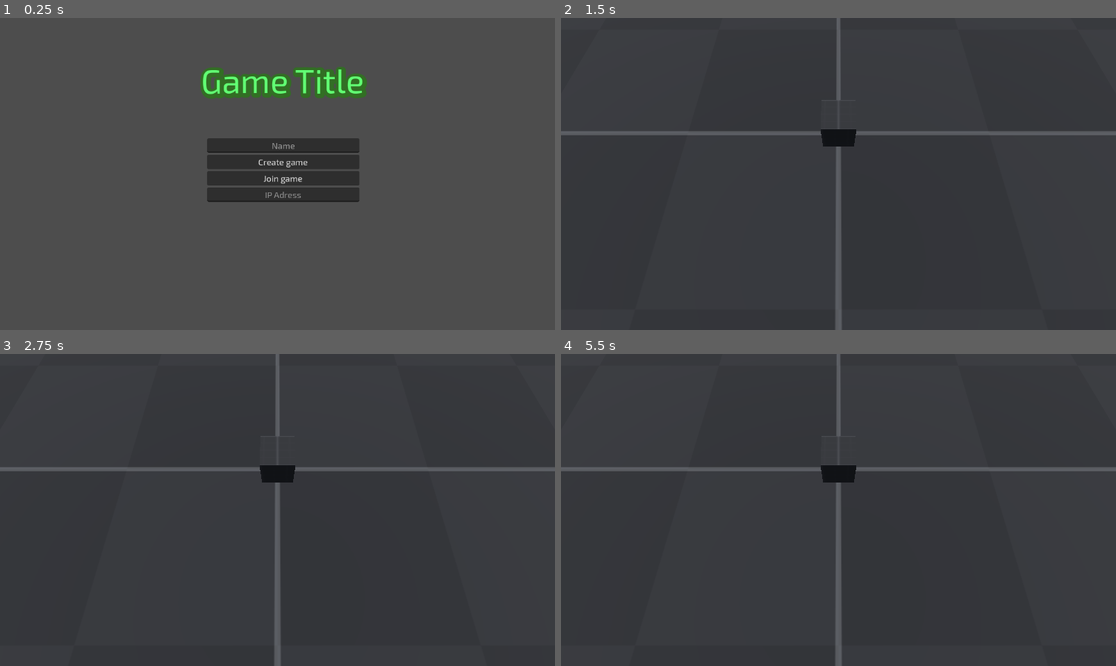
Above: before the commit, frames 1-4 (two rows, left to right).
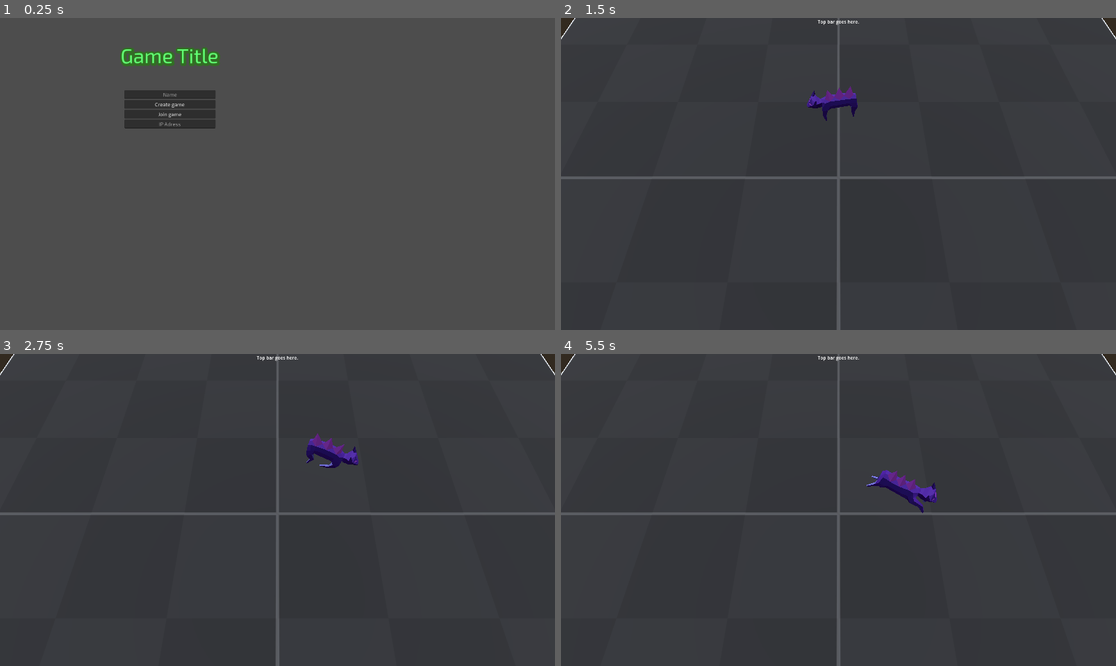
Above: after the commit, the same moments.

Repository: Jordyfel/defence-game
Game: Godot game, scene res://source/main_menu.tscn
The game is run twice, just before and just after one commit, with the same random seed, the same clock (stepped at 60 frames per second) and the same inputs.
Inputs (mouse positions are in pixels of both pictures, inside the frame that each line leads up to):
- Up to frame 1 (0.25 s): no input
- Up to frame 2 (1.5 s): click "Create game" at 0.5 s; click "Start Game" at 1.25 s
- Up to frame 3 (2.75 s): move the mouse to (399, 494) at 2.02 s; hold Right mouse button (unit_move, bound only after the commit) from 2.03 s (still down); click (399, 494) at 2.17 s
- Up to frame 4 (5.5 s): move the mouse to (727, 525) at 2.77 s; release Right mouse button (unit_move, bound only after the commit) at 2.78 s; right-click (727, 525) at 2.85 s; click (727, 525) at 2.92 s; move the mouse to (894, 441) at 3.52 s; hold Right mouse button (unit_move, bound only after the commit) 3.53-4.28 s; click (894, 441) at 3.67 s; move the mouse to (810, 572) at 4.27 s; right-click (810, 572) at 4.35 s; click (810, 572) at 4.42 s; move the mouse to (1005, 556) at 5.02 s; hold Right mouse button (unit_move, bound only after the commit) from 5.03 s (still down); click (1005, 556) at 5.17 s

The runs differ from the first frame. In frame 1, 9.6% of the frame differs, in the area x 21-67%, y 9-60%; in frame 2, 3.3%; in frame 3, 3.4%; in frame 4, 3.5%.

Commit message:
Start implementing monsters.

Diff:
--- a/project.godot
+++ b/project.godot
@@ -19,6 +19,21 @@
 
 Lobby="*res://source/lobby.gd"
 
+[display]
+
+window/size/viewport_width=1920
+window/size/viewport_height=1080
+window/size/mode=3
+window/size/resizable=false
+
 [filesystem]
 
 import/blender/enabled=false
+
+[input]
+
+unit_move={
+"deadzone": 0.5,
+"events": [Object(InputEventMouseButton,"resource_local_to_scene":false,"resource_name":"","device":-1,"window_id":0,"alt_pressed":false,"shift_pressed":false,"ctrl_pressed":false,"meta_pressed":false,"button_mask":0,"position":Vector2(0, 0),"global_position":Vector2(0, 0),"factor":1.0,"button_index":2,"canceled":false,"pressed":false,"double_click":false,"script":null)
+]
+}
--- a/source/camera.gd
+++ b/source/camera.gd
@@ -7,5 +7,5 @@
 
 
 # Called every frame. 'delta' is the elapsed time since the previous frame.
-func _process(delta: float) -> void:
+func _process(_delta: float) -> void:
 	pass
--- a/source/game.tscn
+++ b/source/game.tscn
@@ -1,9 +1,9 @@
-[gd_scene load_steps=14 format=3 uid="uid://c6gj02my76wo6"]
+[gd_scene load_steps=12 format=3 uid="uid://c6gj02my76wo6"]
 
 [ext_resource type="Script" path="res://source/game.gd" id="1_j2ywq"]
 [ext_resource type="Texture2D" uid="uid://bii5o3w5cygfm" path="res://addons/kenney_prototype_textures/dark/texture_07.png" id="2_6cd51"]
 [ext_resource type="Script" path="res://source/camera.gd" id="2_ck5gc"]
-[ext_resource type="Texture2D" uid="uid://cx1hhhnmr2q2k" path="res://addons/kenney_prototype_textures/dark/texture_01.png" id="3_1nqe8"]
+[ext_resource type="PackedScene" uid="uid://bvl5x7v8tekda" path="res://source/units/kitty.tscn" id="5_w2a5f"]
 
 [sub_resource type="ProceduralSkyMaterial" id="ProceduralSkyMaterial_7hjkv"]
 
@@ -14,6 +14,13 @@
 background_mode = 2
 sky = SubResource("Sky_ptisr")
 
+[sub_resource type="NavigationMesh" id="NavigationMesh_jx1vm"]
+vertices = PackedVector3Array(-19, 0.5, 9.5, -19, 0.5, 19, -9.5, 0.5, 19, 9.5, 0.5, 19, 19, 0.5, 19, 19, 0.5, 9.5, 19, 0.5, -9.5, 19, 0.5, -19, 9.5, 0.5, -19, -9.5, 0.5, -19, -19, 0.5, -19, -19, 0.5, -9.5, -19, 0.5, 0, -19, 0.5, 9.5, -9.5, 0.5, 19, 0, 0.5, 19, 9.5, 0.5, 19, 19, 0.5, 9.5, 19, 0.5, 0, 19, 0.5, -9.5, 9.5, 0.5, -19, 0, 0.5, -19, 0, 0.5, -19, -9.5, 0.5, -19, -19, 0.5, -9.5, -19, 0.5, 0, 19, 0.5, 0, 0, 0.5, -19, -19, 0.5, 0, -9.5, 0.5, 19, 0, 0.5, 19, 19, 0.5, 9.5)
+polygons = [PackedInt32Array(2, 1, 0), PackedInt32Array(5, 4, 3), PackedInt32Array(8, 7, 6), PackedInt32Array(11, 10, 9), PackedInt32Array(14, 13, 12), PackedInt32Array(17, 16, 15), PackedInt32Array(19, 18, 20), PackedInt32Array(20, 18, 21), PackedInt32Array(23, 22, 24), PackedInt32Array(24, 22, 25), PackedInt32Array(31, 30, 26), PackedInt32Array(26, 30, 29), PackedInt32Array(26, 29, 28), PackedInt32Array(26, 28, 27)]
+geometry_source_geometry_mode = 2
+geometry_source_group_name = &"navmesh_group"
+agent_radius = 1.0
+
 [sub_resource type="StandardMaterial3D" id="StandardMaterial3D_xae1r"]
 albedo_texture = ExtResource("2_6cd51")
 
@@ -23,14 +30,6 @@
 
 [sub_resource type="WorldBoundaryShape3D" id="WorldBoundaryShape3D_ilkvm"]
 
-[sub_resource type="BoxShape3D" id="BoxShape3D_6iowq"]
-
-[sub_resource type="StandardMaterial3D" id="StandardMaterial3D_xwo22"]
-albedo_texture = ExtResource("3_1nqe8")
-
-[sub_resource type="BoxMesh" id="BoxMesh_safhn"]
-material = SubResource("StandardMaterial3D_xwo22")
-
 [node name="Game" type="Node3D"]
 script = ExtResource("1_j2ywq")
 
@@ -38,25 +37,39 @@
 environment = SubResource("Environment_ceti6")
 
 [node name="Camera3D" type="Camera3D" parent="."]
-transform = Transform3D(1, 0, 0, 0, 0.350305, 0.936636, 0, -0.936636, 0.350305, 0, 5.84763, 3.63227)
+transform = Transform3D(1, 0, 0, 0, 0.350305, 0.936636, 0, -0.936636, 0.350305, 0, 10.2848, 3.63227)
 script = ExtResource("2_ck5gc")
+
+[node name="DirectionalLight3D" type="DirectionalLight3D" parent="."]
+transform = Transform3D(1, 0, 0, 0, -0.64643, 0.762973, 0, -0.762973, -0.64643, 0, -2.85647, 0)
+
+[node name="NavigationRegion3D" type="NavigationRegion3D" parent="."]
+visible = false
+navigation_mesh = SubResource("NavigationMesh_jx1vm")
 
 [node name="Floor" type="StaticBody3D" parent="."]
 
-[node name="MeshInstance3D" type="MeshInstance3D" parent="Floor"]
+[node name="MeshInstance3D" type="MeshInstance3D" parent="Floor" groups=["navmesh_group"]]
 mesh = SubResource("PlaneMesh_qlsqp")
 
 [node name="CollisionShape3D" type="CollisionShape3D" parent="Floor"]
 shape = SubResource("WorldBoundaryShape3D_ilkvm")
 
-[node name="DirectionalLight3D" type="DirectionalLight3D" parent="."]
-transform = Transform3D(1, 0, 0, 0, -0.64643, 0.762973, 0, -0.762973, -0.64643, 0, -2.85647, 0)
+[node name="MultiplayerSpawner" type="MultiplayerSpawner" parent="."]
+_spawnable_scenes = PackedStringArray("res://source/units/kitty.tscn")
+spawn_path = NodePath("..")
 
-[node name="Box" type="StaticBody3D" parent="."]
-transform = Transform3D(1, 0, 0, 0, 1, 0, 0, 0, 1, 0, 0.5, 0)
+[node name="CanvasLayerHUD" type="CanvasLayer" parent="."]
 
-[node name="CollisionShape3D" type="CollisionShape3D" parent="Box"]
-shape = SubResource("BoxShape3D_6iowq")
+[node name="Top Bar" type="HBoxContainer" parent="CanvasLayerHUD"]
+offset_right = 1920.0
+offset_bottom = 26.0
+grow_horizontal = 2
+alignment = 1
 
-[node name="MeshInstance3D" type="MeshInstance3D" parent="Box"]
-mesh = SubResource("BoxMesh_safhn")
+[node name="Label" type="Label" parent="CanvasLayerHUD/Top Bar"]
+layout_mode = 2
+text = "Top bar goes here."
+
+[node name="Unit" parent="." instance=ExtResource("5_w2a5f")]
+transform = Transform3D(0.167165, 0, -0.985929, 0, 1, 0, 0.985929, 0, 0.167165, 0, 0, -4.10918)
--- /dev/null
+++ b/source/unit.gd
@@ -0,0 +1,49 @@
+class_name Unit
+extends CharacterBody3D
+
+
+
+@export var unit_name: String
+@export var movement_speed:= 4.0
+
+@onready var navigation_agent:= $NavigationAgent3D
+@onready var animation_player:= $Model/AnimationPlayer
+
+
+
+func _ready():
+	animation_player.play(&"idle")
+	$/root/Game/Floor.input_event.connect(_on_floor_clicked)
+
+
+func _on_floor_clicked(
+			_camera: Node, event: InputEvent, event_position: Vector3,
+			_normal: Vector3, _shape_idx: int):
+
+	if event.is_action_pressed(&"unit_move"):
+		look_at(event_position + Vector3(0, position.y, 0), Vector3.UP, true)
+		set_movement_target(event_position)
+
+
+func set_movement_target(movement_target: Vector3):
+	navigation_agent.set_target_position(movement_target)
+	animation_player.play(&"run", -1, 1.4)
+
+
+func _physics_process(_delta):
+	if navigation_agent.is_navigation_finished():
+		return
+
+	var current_agent_position: Vector3 = global_position
+	var next_path_position: Vector3 = navigation_agent.get_next_path_position()
+
+	var new_velocity: Vector3 = next_path_position - current_agent_position
+	new_velocity = new_velocity.normalized()
+	new_velocity = new_velocity * movement_speed
+
+	velocity = new_velocity
+	move_and_slide()
+
+
+func _on_navigation_agent_3d_navigation_finished() -> void:
+	animation_player.play(&"idle")
--- /dev/null
+++ b/source/unit.tscn
@@ -0,0 +1,13 @@
+[gd_scene load_steps=2 format=3 uid="uid://db7ry8dwek5ww"]
+
+[ext_resource type="Script" path="res://source/unit.gd" id="1_andgh"]
+
+[node name="Unit" type="CharacterBody3D"]
+script = ExtResource("1_andgh")
+
+[node name="CollisionShape3D" type="CollisionShape3D" parent="."]
+
+[node name="NavigationAgent3D" type="NavigationAgent3D" parent="."]
+path_desired_distance = 2.0
+
+[connection signal="navigation_finished" from="NavigationAgent3D" to="." method="_on_navigation_agent_3d_navigation_finished"]
--- /dev/null
+++ b/source/units/kitty.tscn
@@ -0,0 +1,24 @@
+[gd_scene load_steps=4 format=3 uid="uid://bvl5x7v8tekda"]
+
+[ext_resource type="PackedScene" uid="uid://db7ry8dwek5ww" path="res://source/unit.tscn" id="1_pyx1o"]
+[ext_resource type="PackedScene" uid="uid://2eklxbe462na" path="res://assets/creature.glb" id="2_4thp6"]
+
+[sub_resource type="SphereShape3D" id="SphereShape3D_sgelo"]
+radius = 1.0
+
+[node name="Unit" instance=ExtResource("1_pyx1o")]
+unit_name = "Kitty"
+
+[node name="CollisionShape3D" parent="." index="0"]
+transform = Transform3D(1, 0, 0, 0, 1, 0, 0, 0, 1, 0, 1, 0)
+shape = SubResource("SphereShape3D_sgelo")
+
+[node name="Model" parent="." index="1" instance=ExtResource("2_4thp6")]
+
+[node name="Skeleton3D" parent="Model/Armature" index="0"]
+bones/5/rotation = Quaternion(0.00806412, -0.0124769, 0.682071, 0.731135)
+bones/7/rotation = Quaternion(-0.682074, 0.731133, -0.00803431, -0.0125089)
+bones/9/rotation = Quaternion(0.0199472, -0.00173044, 0.662291, 0.748979)
+bones/11/rotation = Quaternion(-0.662272, 0.748978, -0.0206423, -0.000944332)
+
+[editable path="Model"]
Binary file added: assets/creature.glb
Not shown, added: assets/creature.glb.import
